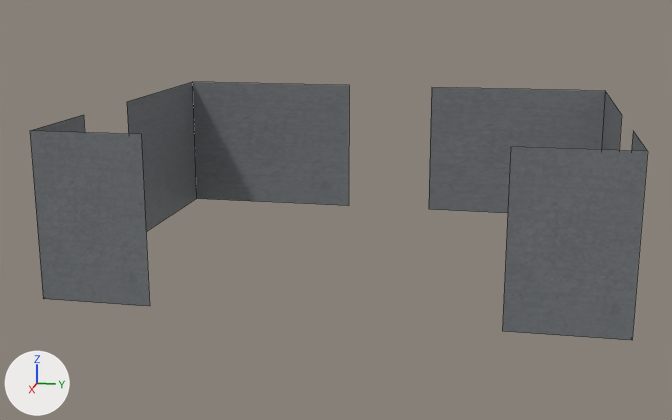
Two versions of the OBJ model DirectXGame/Resources/Stage1/Stage1.obj, one commit apart.
One viewpoint serves both versions: a 50 mm lens placed at (36.7, 6.3, 10.9), pointed at (0.5, -1.0, 1.9). The lights are fixed; the arrows at lower left show +X, +Y and +Z. Mesh edges are drawn as thin lines. Where no turn or scale is listed for an object, it has been applied to the vertices. Vertices at the same position are counted once.
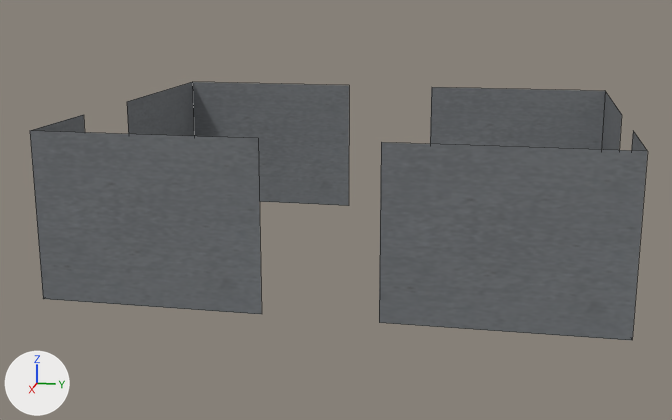
Changed parts and their boxes [x1, y1, x2, y2] in the pictures (672 x 420 px):
'Cube.006', reshaped (84% wider)
    before: [502, 147, 647, 340]
    after: [379, 142, 647, 340]
'Cube.007', reshaped (93% wider)
    before: [30, 131, 150, 306]
    after: [30, 131, 262, 314]

Patch to the scene script:
```diff
--- a/DirectXGame/Resources/Stage1/Stage1.obj.py
+++ b/DirectXGame/Resources/Stage1/Stage1.obj.py
@@ me_cube_006 @@
 me_cube_006.from_pydata(...)  # 4 vertices, 1 face; spans x 8.0, y 6.0..10.0, z 0.0..6.0
 # used by ob_cube_006; location = (0.0, 0.0, 0.0)
-me_cube_006.vertices[2].co = (8.0, 6.0, 6.0)  # pixel (510, 146)
-me_cube_006.vertices[3].co = (8.0, 6.0, 0.0)  # pixel (502, 331)
+# me_cube_006 part 1
+me_cube_006.vertices[2].co = (8.0, 2.0, 6.0)  # pixel (381, 142)
+me_cube_006.vertices[3].co = (8.0, 2.0, 0.0)  # pixel (379, 322)
 me_cube_006.materials.append(mat_material_013)
@@ me_cube_007 @@
 me_cube_007.from_pydata(...)  # 4 vertices, 1 face; spans x 8.0, y -10.0..-6.0, z 0.0..6.0
 # used by ob_cube_007; location = (0.0, 0.0, 0.0)
-me_cube_007.vertices[0].co = (8.0, -6.0, 6.0)  # pixel (141, 134)
-me_cube_007.vertices[1].co = (8.0, -6.0, 0.0)  # pixel (149, 306)
+# me_cube_007 part 2
+me_cube_007.vertices[0].co = (8.0, -2.0, 6.0)  # pixel (258, 138)
+me_cube_007.vertices[1].co = (8.0, -2.0, 0.0)  # pixel (261, 314)
 me_cube_007.materials.append(mat_material_014)
```
